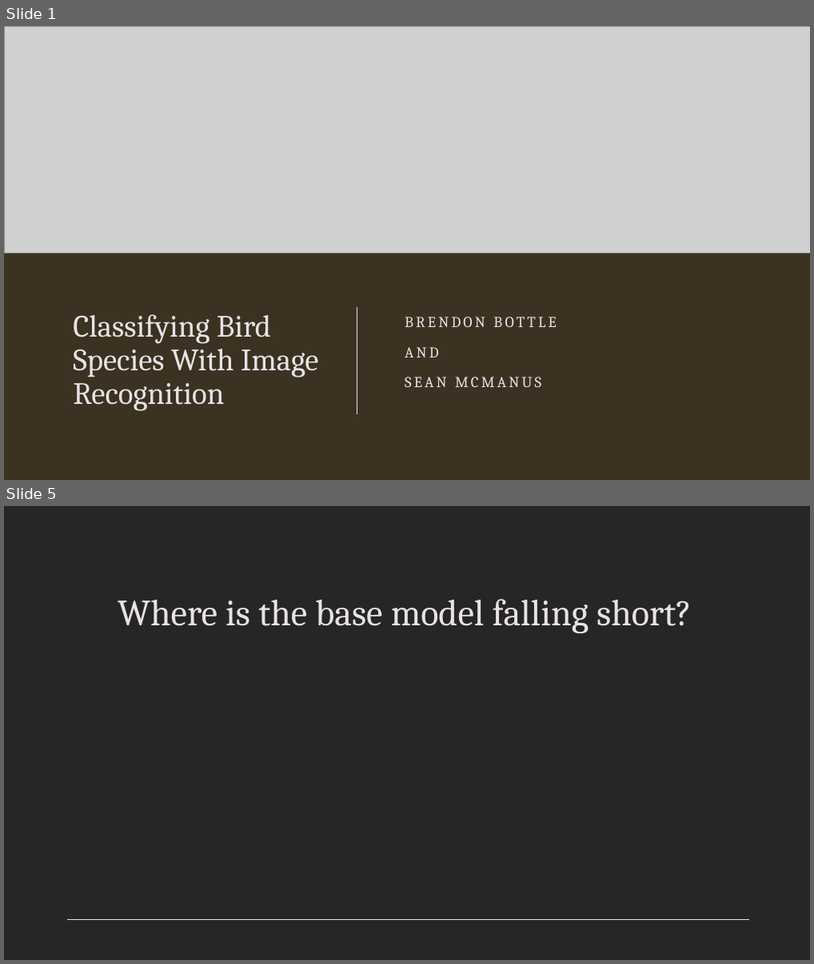
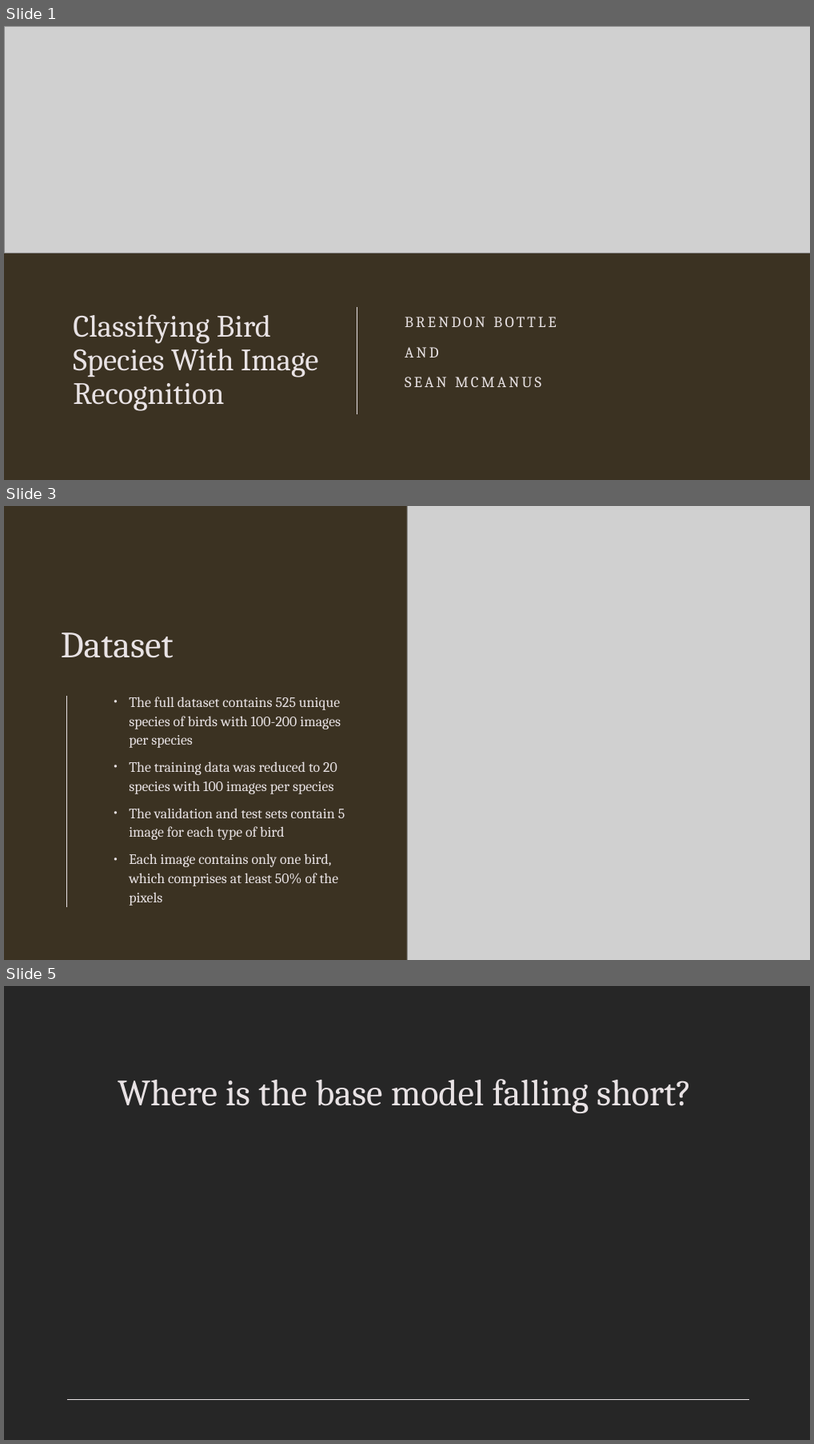
Before and after one commit to SeanMdata/Deep-Learning, a slide deck: Final_Presentation_Sean_Brendon.pptx. Shown one above the other, each under a label of ours: slides 1 and 5 before the commit, slides 1, 3 and 5 after it; the slides between them are not shown. The pictures are 814x964 and 814x1444 pixels, drawn with LibreOffice and Linux fonts; fonts in the diff are those of the drawing; grey boxes stand for pictures. Boxes give left, top, right and bottom in pixels: in the first picture for what was removed or moved away, otherwise in the second. Text is boxed around its words. In the diff, an @@ line names an element or a change of style, - is before the commit and + after.

```diff
--- a/Final_Presentation_Sean_Brendon.pptx
+++ b/Final_Presentation_Sean_Brendon.pptx
@@ slide 3 added at [4,506,810,960], background #3B3222 @@
@@ picture added at [407,506,810,960] @@
@@ title added at [61,632,174,658], 44 pt, text #E8E2E4 @@
+Dataset
@@ line added from (67, 696) to (67, 907), #E8E2E4 0.85 pt @@
@@ text added at [129,696,345,905], 17 pt, text #E8E2E4 @@
+• The full dataset contains 525 unique species of birds with 100-200 images per species
+• The training data was reduced to 20 species with 100 images per species
+• The validation and test sets contain 5 image for each type of bird
+• Each image contains only one bird, which comprises at least 50% of the pixels
```
Also in this commit, not shown: 1 slide changed, 1 other slide added, 2 slides removed.
